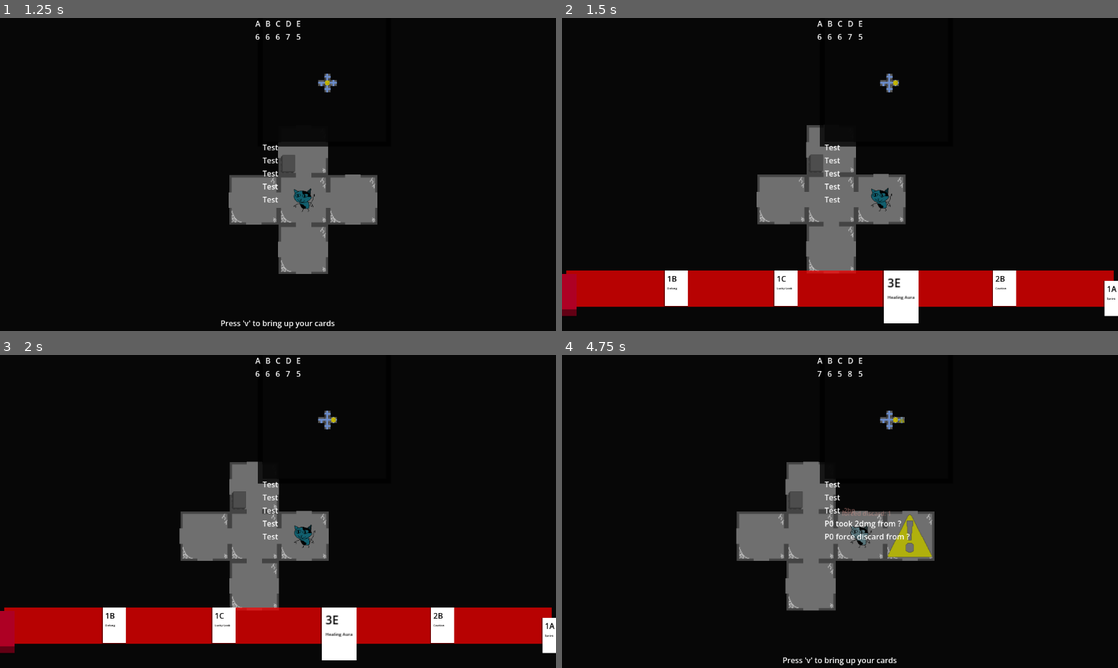
Above: before the commit, frames 1-4 (two rows, left to right).
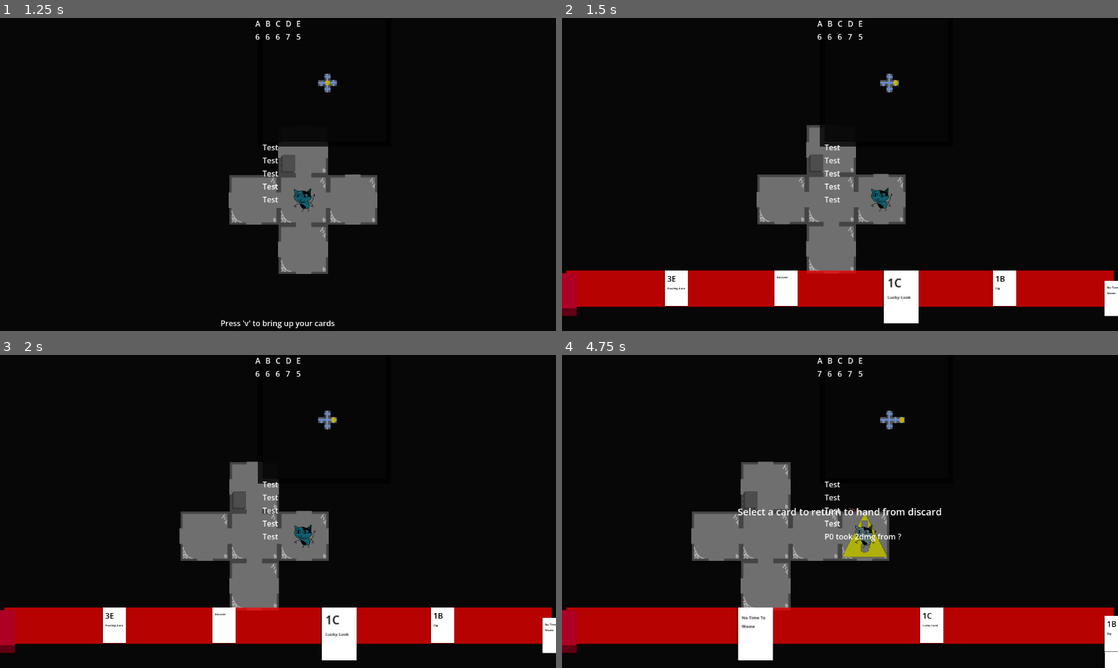
Above: after the commit, the same moments.

Repository: emrysshevek/gameganggame
Game: Godot game, scene res://scenes/GameScene.tscn
Two runs of this game, one before a commit and one after it. Both use one fixed random seed, a clock stepped at 60 frames per second and the inputs below.
Inputs (mouse positions are in pixels of both pictures, inside the frame that each line leads up to):
- Up to frame 1 (1.25 s): tap V (debug_v) at 0.5 s; move the mouse to (400, 158) at 0.52 s; hold D (move_right) from 0.53 s (still down); tap G (discard) at 0.6 s; click (400, 158) at 0.67 s; tap F (select) at 0.8 s
- Up to frame 2 (1.5 s): release D (move_right) at 1.25 s; tap V (debug_v) at 1.25 s; drag from (728, 190) to (812, 237) at 1.27 s
- Up to frame 3 (2 s): no input
- Up to frame 4 (4.75 s): move the mouse to (895, 442) at 2.02 s; hold D (move_right) 2.03-2.75 s; tap G (discard) at 2.1 s; tap F (select) at 2.3, 3.8 s; tap V (debug_v) at 2.75, 3.5 s; drag from (812, 574) to (673, 464) at 2.77 s; move the mouse to (1006, 558) at 3.52 s; hold A (move_left) 3.53-4.25 s; tap C (toggle_cursor) at 3.6 s; click (562, 636) at 4.25 s, where only the run after the commit has a clickable "Draw"

Frame 1 is identical in both runs. In frame 2, 0.2% of the frame differs, in the area x 0-100%, y 81-94%; in frame 3, 0.2%; in frame 4, 22%, in the area x 0-100%, y 5-100%.

Commit message:
get cards from draw pile menu works
also added card Perfect Timing

Diff:
--- a/cards/card_manager.gd
+++ b/cards/card_manager.gd
@@ -120,6 +120,7 @@
 		elif input_man.is_action_just_released(Model.Action.SELECT):
 			if input_state_machine.current_state == Model.InputState.TARGET_CARD:
 				if card_being_played == hand_pile.ordered_cards[_selected_card_index]:
+					character.play_error_pop_up("select a different card")
 					print("select a different card")
 				else:
 					card_being_played.targets.append(hand_pile.ordered_cards[_selected_card_index])
@@ -150,6 +151,18 @@
 		hand_pile.add_card(each_card)
 	for each_card in current_hand_pile_cards:
 		discard_pile.add_card(each_card)
+
+func swap_draw_and_hand_piles():
+	var current_hand_pile_cards:Array[Card] = hand_pile.cards.duplicate(true)
+	var current_draw_pile_cards:Array[Card] = draw_pile.cards.duplicate(true)
+	for each_card in current_hand_pile_cards:
+		hand_pile.remove_card(each_card)
+	for each_card in current_draw_pile_cards:
+		draw_pile.remove_card(each_card)
+	for each_card in current_draw_pile_cards:
+		hand_pile.add_card(each_card)
+	for each_card in current_hand_pile_cards:
+		draw_pile.add_card(each_card)
 
 #endregion
 
@@ -194,9 +207,18 @@
 				_toggle_visibility()
 				swap_discard_and_hand_piles()
 			else:
+				character.play_error_pop_up("empty discard, no effect")
 				print("empty discard, no effect")
-				Events.request_input_state_transition.emit(Model.InputState.CARD, character)
-
+				Events.request_input_state_transition.emit(Model.InputState.MOVE, character)
+		elif card_being_played.targets_required.type == Model.ObjectTypes.CARD_IN_DRAW:
+			if discard_pile.count > 0:
+				$Layout/GetDrawPileCardLabel.visible = !$Layout/GetDrawPileCardLabel.visible
+				_toggle_visibility()
+				swap_draw_and_hand_piles()
+			else:
+				character.play_error_pop_up("empty draw pile, no effect")
+				print("empty draw pile, no effect")
+				Events.request_input_state_transition.emit(Model.InputState.MOVE, character)
 
 func _on_card_played(_card:Card):
 	card_being_played = null
--- a/cards/card_manager.tscn
+++ b/cards/card_manager.tscn
@@ -126,4 +126,11 @@
 text = "Select a card to return to hand from discard"
 horizontal_alignment = 1
 
+[node name="GetDrawPileCardLabel" type="Label" parent="Layout" unique_id=718930711]
+visible = false
+layout_mode = 2
+theme_override_font_sizes/font_size = 20
+text = "Select a card from your draw pile to add to your hand"
+horizontal_alignment = 1
+
 [connection signal="pressed" from="Layout/HBoxContainer/DrawPile/DrawButton" to="." method="_on_draw_button_pressed"]
--- a/cards/cards/card_list.tres
+++ b/cards/cards/card_list.tres
@@ -14,6 +14,7 @@
 [ext_resource type="PackedScene" uid="uid://n258lqdbijua" path="res://cards/cards/lucky_look/lucky_look_card.tscn" id="10_j8rf1"]
 [ext_resource type="PackedScene" uid="uid://4lciaujlj1m2" path="res://cards/cards/adapt/adapt_card.tscn" id="12_60ltf"]
 [ext_resource type="PackedScene" uid="uid://cws33j6o0c65w" path="res://cards/cards/recover/recover_card.tscn" id="13_7jtia"]
+[ext_resource type="PackedScene" uid="uid://dlf8xa7mp2tnu" path="res://cards/cards/perfect_timing/perfect_timing_card.tscn" id="14_k1gya"]
 
 [resource]
 script = ExtResource("1_p6edn")
@@ -28,6 +29,7 @@
 "lucky_look": ExtResource("10_j8rf1"),
 "no_time_to_waste": ExtResource("8_khsxp"),
 "pathbreaker": ExtResource("6_5t7bn"),
+"perfect_timing": ExtResource("14_k1gya"),
 "recover": ExtResource("13_7jtia"),
 "sprint": ExtResource("3_4e6cq"),
 "well_prepared": ExtResource("2_r4ysr")
--- /dev/null
+++ b/cards/cards/perfect_timing/perfect_timing_card.gd
@@ -0,0 +1,8 @@
+extends Card
+
+## search draw pile for card then add it to hand, then shuffle
+
+func _trigger_play_ability() -> void:
+	owning_character.my_screen.card_manager.draw_pile.remove_card(targets[0])
+	owning_character.my_screen.card_manager.hand_pile.add_card(targets[0])
+	super._trigger_play_ability()
--- /dev/null
+++ b/cards/cards/perfect_timing/perfect_timing_card.tscn
@@ -0,0 +1,18 @@
+[gd_scene format=3 uid="uid://dlf8xa7mp2tnu"]
+
+[ext_resource type="PackedScene" uid="uid://bnv5dqpc4y8xb" path="res://cards/card.tscn" id="1_ve80n"]
+[ext_resource type="Script" uid="uid://dpbif6c66ojq4" path="res://cards/cards/perfect_timing/perfect_timing_card.gd" id="2_lwm0x"]
+[ext_resource type="Script" uid="uid://c53pw6ymaxio3" path="res://cards/target_requirement.gd" id="3_07xvo"]
+
+[sub_resource type="Resource" id="Resource_axbll"]
+script = ExtResource("3_07xvo")
+mode = 2
+type = 11
+min_count = 1
+max_count = 1
+metadata/_custom_type_script = "uid://c53pw6ymaxio3"
+
+[node name="PerfectTimingCard" unique_id=693299294 instance=ExtResource("1_ve80n")]
+script = ExtResource("2_lwm0x")
+description = "Perfect Timing"
+targets_required = SubResource("Resource_axbll")
--- a/entities/character.gd
+++ b/entities/character.gd
@@ -174,6 +174,9 @@
 func get_my_current_playing_card():
 	#used when in targetting mode to check which card is actively doing the targetting
 	return my_screen.card_manager.card_being_played
+
+func play_error_pop_up(text:String):
+	character_sprite.play_pop_up(text, Color("b82d1d"))
 #endregion
 
 
Not shown, added: cards/cards/perfect_timing/perfect_timing_card.gd.uid
